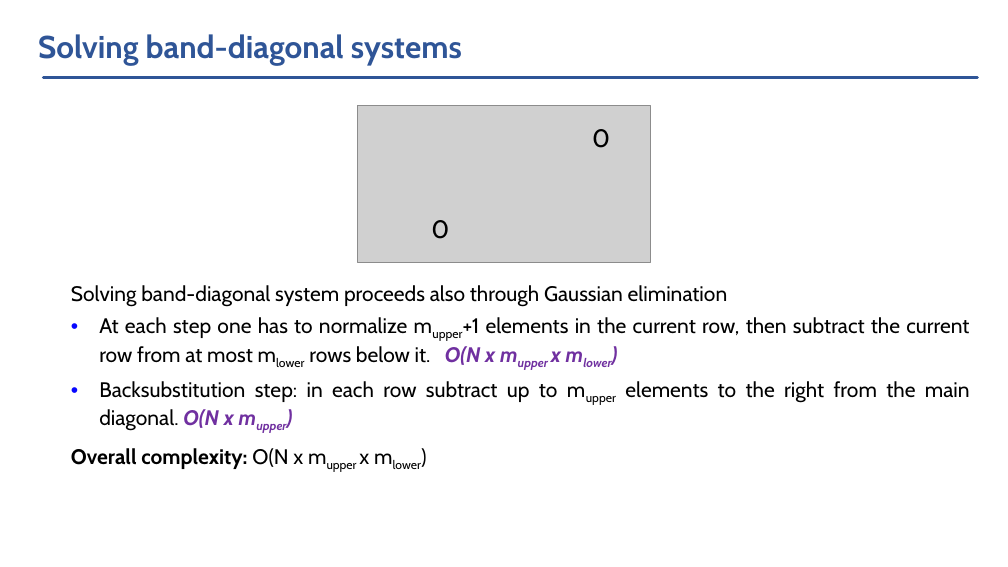
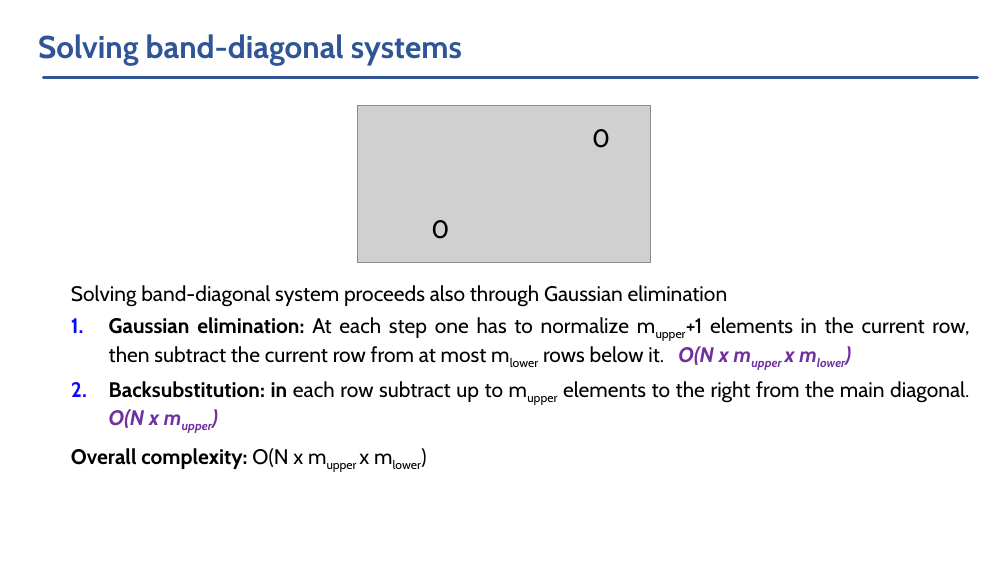
Before and after one commit to vlvovch/PHYS6350-ComputationalPhysics, a slide deck: slide 8 of slides/Lecture5-01-30-23-LinearAlgebra-2.pptx. Drawn at 1008x567 pixels with LibreOffice and Linux fonts; fonts in the diff are those of the drawing; grey boxes stand for pictures. Boxes give left, top, right and bottom in pixels: in the first picture for what was removed or moved away, otherwise in the second. Text is boxed around its words. In the diff, an @@ line names an element or a change of style, - is before the commit and + after.

```diff
--- a/slides/Lecture5-01-30-23-LinearAlgebra-2.pptx
+++ b/slides/Lecture5-01-30-23-LinearAlgebra-2.pptx
@@ text at (109,317,969,428): text changed @@
-• At each step one has to normalize mupper+1 elements in the current row, then subtract the current row from at most mlower rows below it. O(N x mupper x mlower)
-• Backsubstitution step: in each row subtract up to mupper elements to the right from the main diagonal. O(N x mupper)
+1. Gaussian elimination: At each step one has to normalize mupper+1 elements in the current row, then subtract the current row from at most mlower rows below it. O(N x mupper x mlower)
+2. Backsubstitution: in each row subtract up to mupper elements to the right from the main diagonal. O(N x mupper)
```
Also in this commit, not shown: 2 other slides changed, 4 other files.
